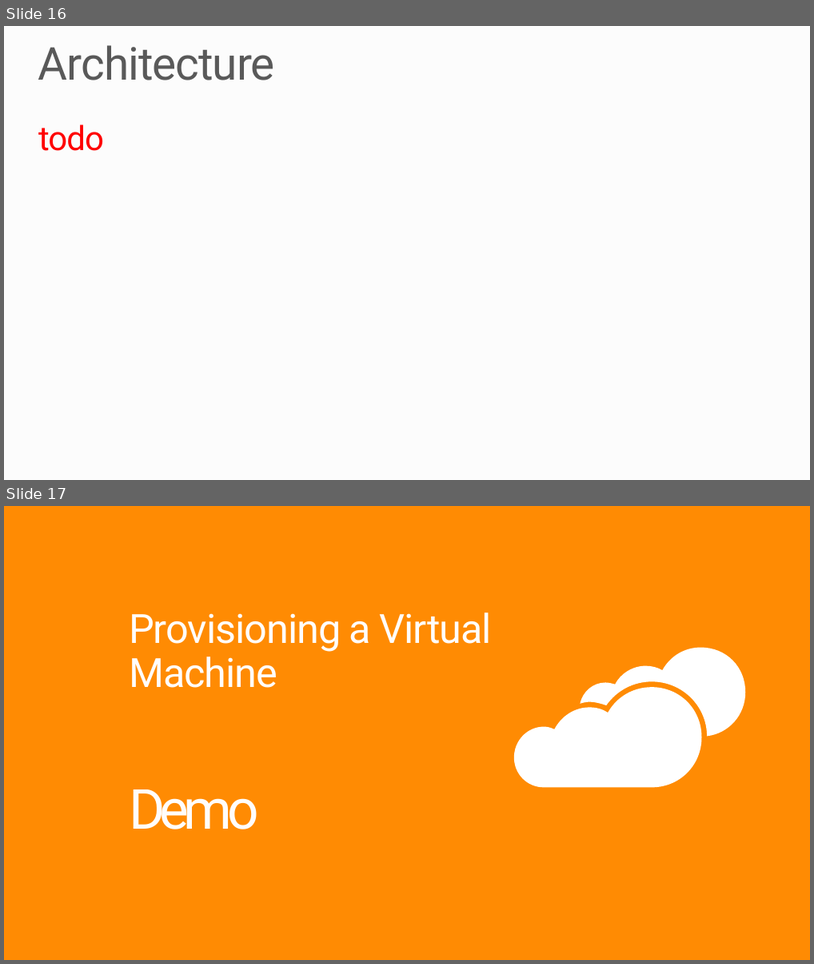
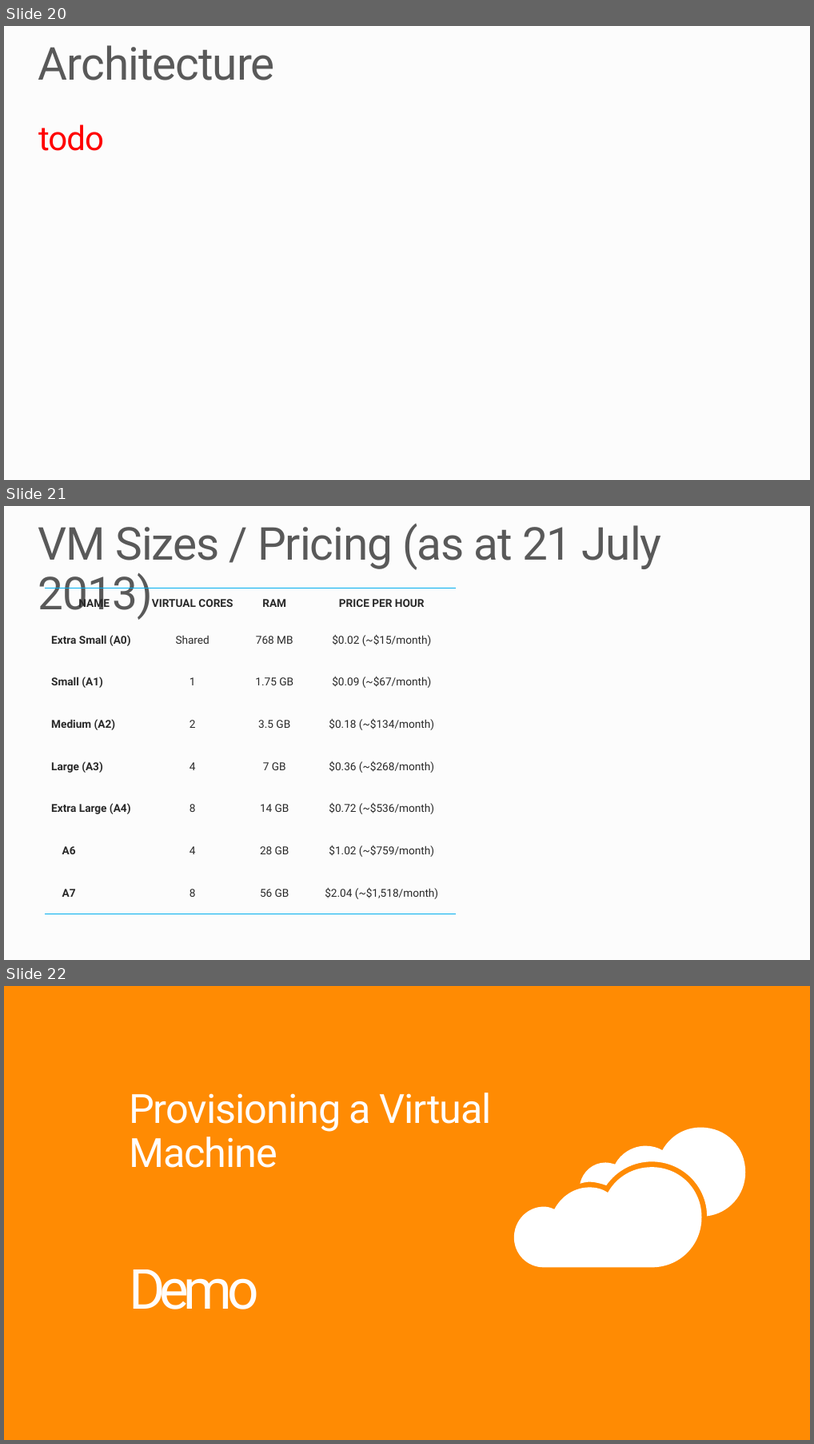
Before and after one commit to robdmoore/AzureWebAppsPresentation, a slide deck: Presentation.pptx. Shown one above the other, each under a label of ours: slides 16 and 17 before the commit, slides 20, 21 and 22 after it. The pictures are 814x964 and 814x1444 pixels, drawn with LibreOffice and Linux fonts; fonts in the diff are those of the drawing; background and template pictures are left out. Boxes give left, top, right and bottom in pixels: in the first picture for what was removed or moved away, otherwise in the second. Text is boxed around its words. In the diff, an @@ line names an element or a change of style, - is before the commit and + after.

```diff
--- a/Presentation.pptx
+++ b/Presentation.pptx
@@ slide 21 added at <box>4,506,810,960</box>, background #FCFCFC @@
@@ title added at <box>38,524,662,620</box>, 54 pt, text #595959 @@
+VM Sizes / Pricing (as at 21 July 2013)
@@ table added at <box>45,588,456,914</box>, 8 rows, 4 columns @@
+NAME | VIRTUAL CORES | RAM | PRICE PER HOUR
+Extra Small (A0) | Shared | 768 MB | $0.02 (~$15/month)
+Small (A1) | 1 | 1.75 GB | $0.09 (~$67/month)
+Medium (A2) | 2 | 3.5 GB | $0.18 (~$134/month)
+Large (A3) | 4 | 7 GB | $0.36 (~$268/month)
+Extra Large (A4) | 8 | 14 GB | $0.72 (~$536/month)
+A6 | 4 | 28 GB | $1.02 (~$759/month)
+A7 | 8 | 56 GB | $2.04 (~$1,518/month)
@@ what was slide 16 is now slide 20 @@
@@ what was slide 17 is now slide 22 @@
```
Also in this commit, not shown: 17 slides changed, 13 other slides added, 3 slides removed.
